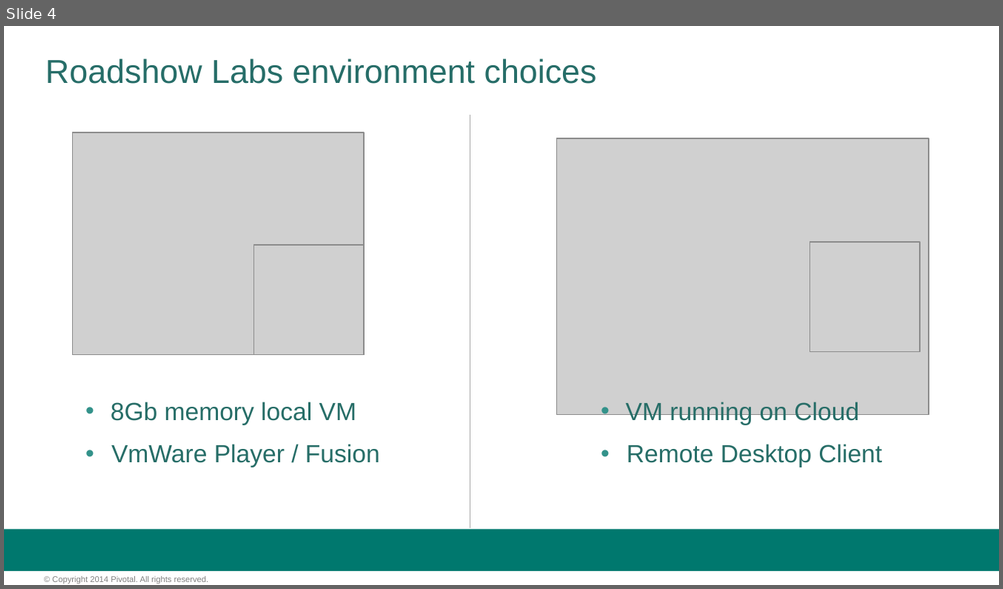
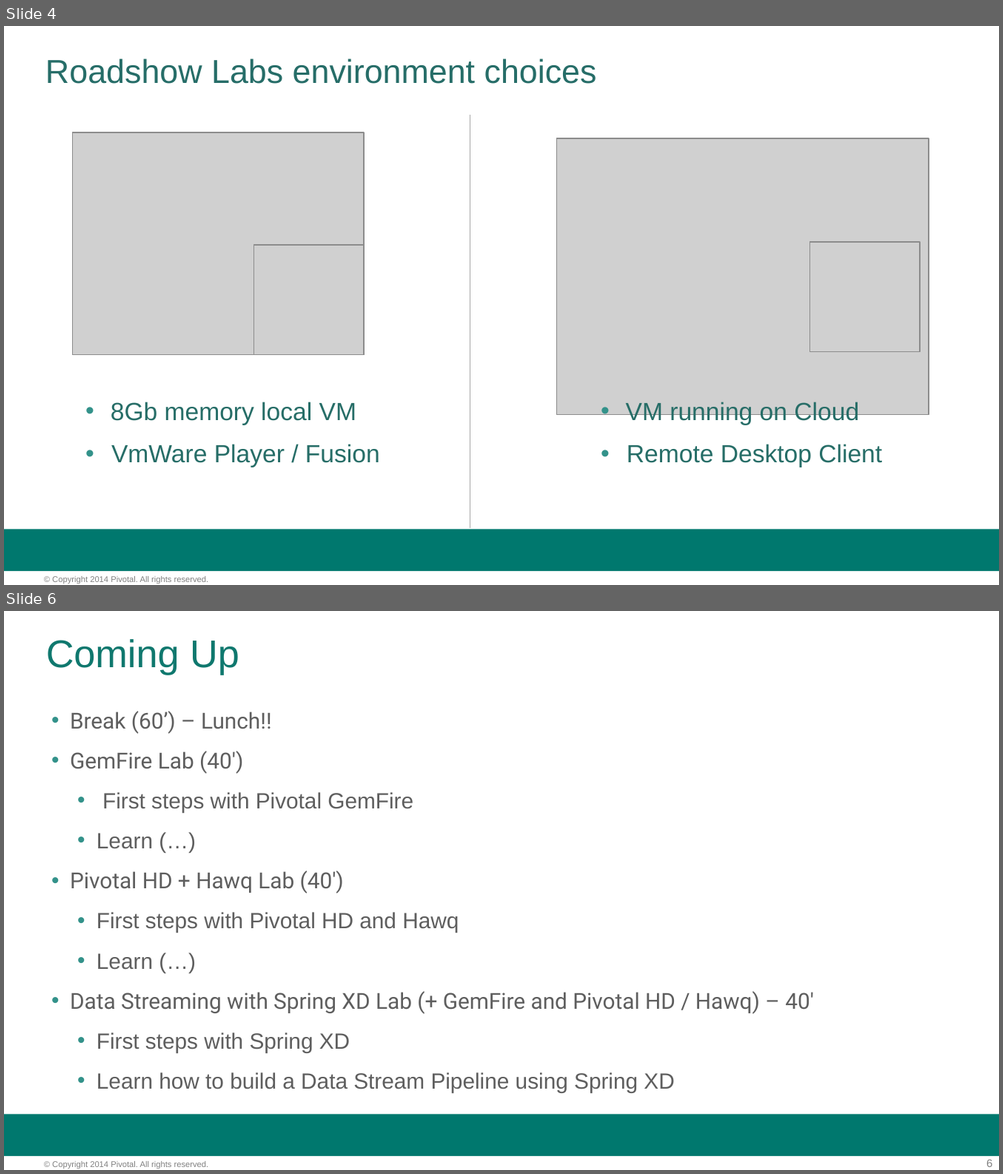
Before and after one commit to vmware-archive/BigDataRoadshow-labs, a slide deck: labs/preparing_labs.pptx. Shown one above the other, each under a label of ours: slide 4 before the commit, slides 4 and 6 after it; the slides between them are not shown. The pictures are 1003x589 and 1003x1174 pixels, drawn with LibreOffice and Linux fonts; fonts in the diff are those of the drawing; grey boxes stand for pictures; background and template pictures are left out. Boxes give left, top, right and bottom in pixels: in the first picture for what was removed or moved away, otherwise in the second. Text is boxed around its words. In the diff, an @@ line names an element or a change of style, - is before the commit and + after.

```diff
--- a/labs/preparing_labs.pptx
+++ b/labs/preparing_labs.pptx
@@ slide 6 added at (x1=4, y1=611, x2=999, y2=1170), background #FFFFFF; not listed: 2 template elements that a slide beside it also shows @@
@@ title added at (x1=46, y1=639, x2=239, y2=675), 28 pt, text #0F786E @@
+Coming Up
@@ text added at (x1=70, y1=711, x2=814, y2=1093), 16 pt, text #5E5E5E @@
+• Break (60’) – Lunch!!
+• GemFire Lab (40')
+  • First steps with Pivotal GemFire
+  • Learn (…)
+• Pivotal HD + Hawq Lab (40')
+  • First steps with Pivotal HD and Hawq
+  • Learn (…)
+• Data Streaming with Spring XD Lab (+ GemFire and Pivotal HD / Hawq) – 40'
+  • First steps with Spring XD
+  • Learn how to build a Data Stream Pipeline using Spring XD
@@ page number added at (x1=986, y1=1159, x2=992, y2=1167), 8 pt, text #808080 @@
+6
```
Also in this commit, not shown: 2 slides changed.
